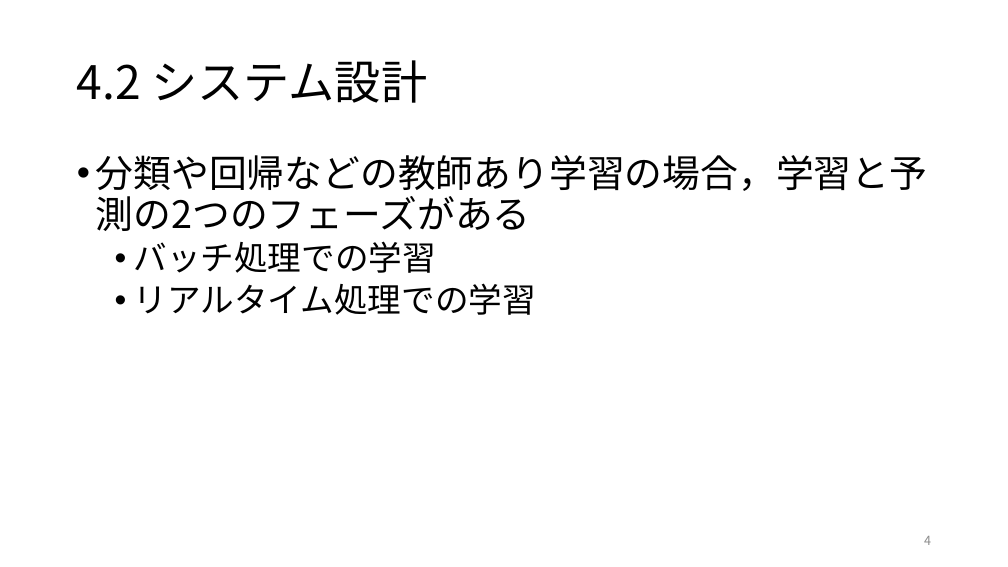
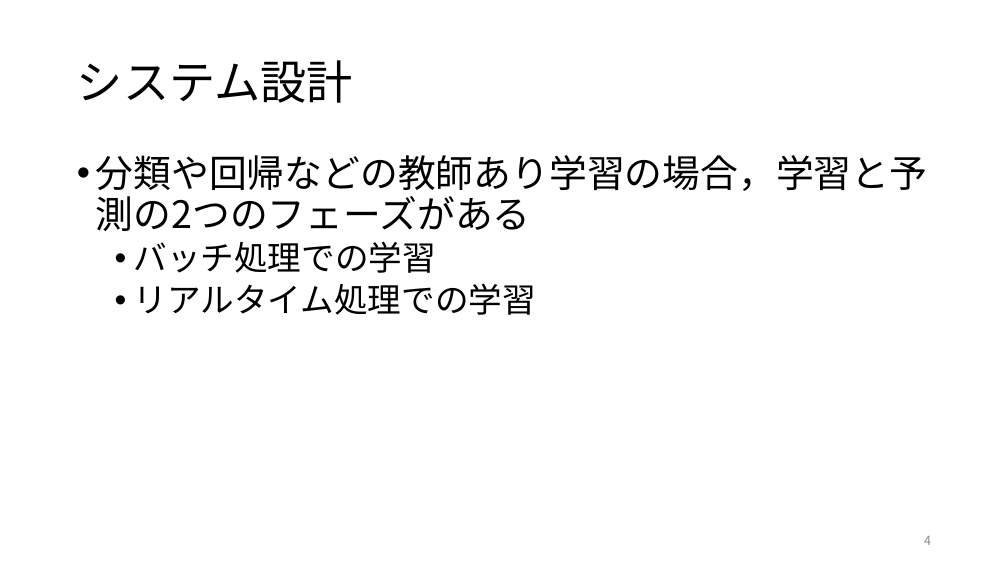
Before and after one commit to ryosuke-ku/Rinko, a slide deck: slide 4 of 仕事ではじめる機械学習第4章.pptx. Drawn at 1008x567 pixels with LibreOffice and Linux fonts; fonts in the diff are those of the drawing. Boxes give left, top, right and bottom in pixels: in the first picture for what was removed or moved away, otherwise in the second. Text is boxed around its words. In the diff, an @@ line names an element or a change of style, - is before the commit and + after.

```diff
--- a/仕事ではじめる機械学習第4章.pptx
+++ b/仕事ではじめる機械学習第4章.pptx
@@ title at bbox=[77, 60, 353, 103]: text changed @@
-4.2 システム設計
+システム設計
```
Also in this commit, not shown: 20 other slides changed, 3 other files.
